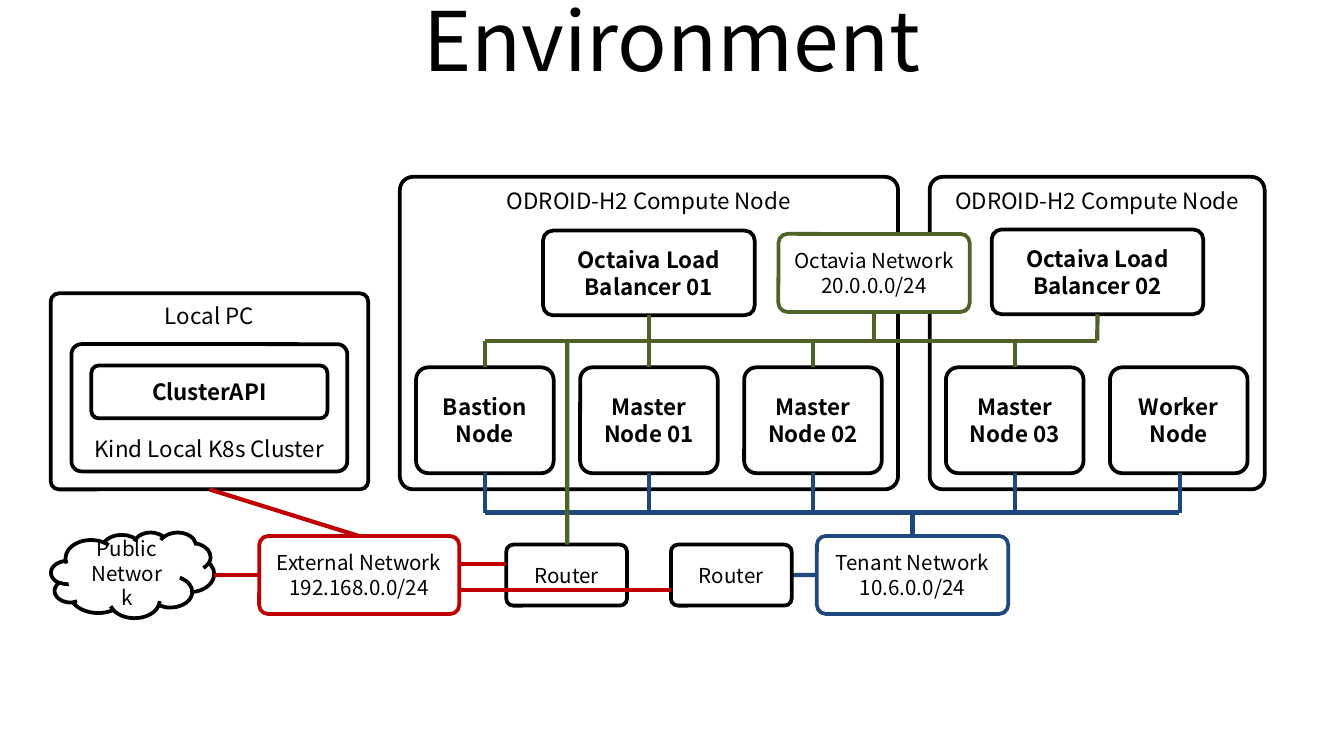
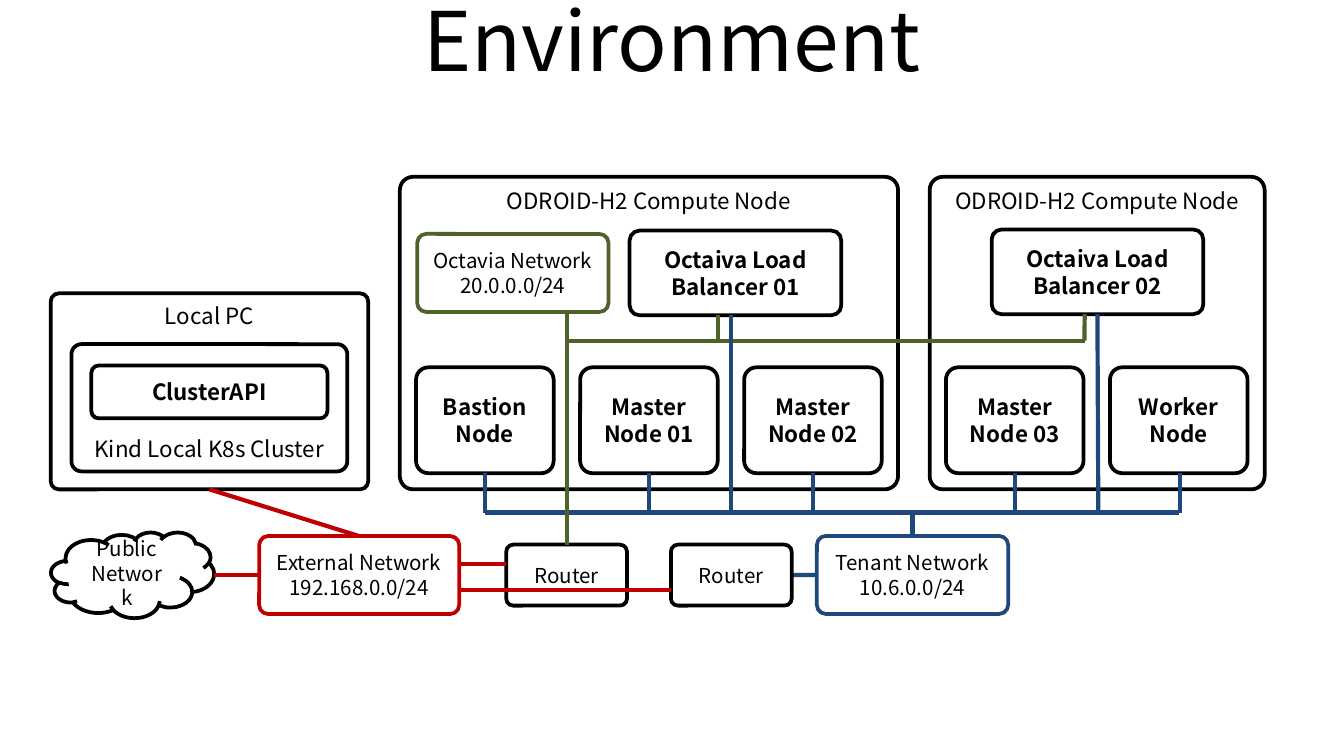
Before and after one commit to ssup2/blog-old, a slide deck: slide 1 of images/record/Kubernetes_Install_ClusterAPI_External_Cloud_Provider_Ubuntu_18.04_OpenStack/Kubernetes_Install.pptx. Drawn at 1344x756 pixels with LibreOffice and Linux fonts; fonts in the diff are those of the drawing. Boxes give left, top, right and bottom in pixels: in the first picture for what was removed or moved away, otherwise in the second. Text is boxed around its words. In the diff, an @@ line names an element or a change of style, - is before the commit and + after.

```diff
--- a/images/record/Kubernetes_Install_ClusterAPI_External_Cloud_Provider_Ubuntu_18.04_OpenStack/Kubernetes_Install.pptx
+++ b/images/record/Kubernetes_Install_ClusterAPI_External_Cloud_Provider_Ubuntu_18.04_OpenStack/Kubernetes_Install.pptx
@@ rounded rectangle "Octavia Network": place and size @@
-rounded rectangle "Octavia Network" at [778,234,969,312]
+rounded rectangle "Octavia Network" at [417,234,607,312]
@@ rounded rectangle "Octaiva Load Balancer 01": place and size @@
-rounded rectangle "Octaiva Load Balancer 01" at [543,231,754,316]
+rounded rectangle "Octaiva Load Balancer 01" at [630,231,841,316]
@@ line moved from (567, 544) - (567, 340) to (567, 544) - (567, 314) @@
@@ line moved from (649, 367) - (649, 316) to (718, 340) - (718, 316) @@
@@ line added from (731, 316) to (731, 512), #1F497D 2.25 pt @@
@@ line removed from (874, 340) to (874, 312) @@
@@ line moved from (1097, 340) - (1098, 314) to (1085, 340) - (1085, 314) @@
@@ line added from (1098, 314) to (1098, 512), #1F497D 2.25 pt @@
@@ line removed from (485, 367) to (485, 341) @@
@@ line moved from (1097, 341) - (485, 341) to (1085, 341) - (567, 341) @@
@@ line removed from (813, 367) to (813, 341) @@
@@ line removed from (1015, 367) to (1015, 341) @@
```
Also in this commit, not shown: 2 other files.
